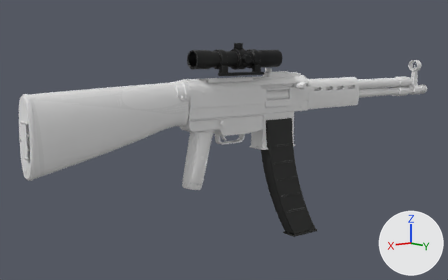
The Blender file blender/afstg44_dayz.blend as it was, and as the next commit left it.
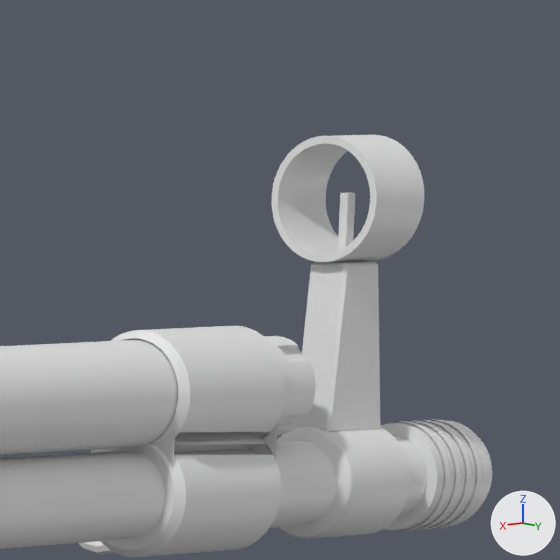
The first picture shows the older version from a camera (50 mm lens) standing at (0.685, 0.816, 0.192) and looking at (0.035, -0.058, 0.026). The close-ups show the older and then the newer version on the part from 86% to 97% of the width and 17% to 34% of the height of that picture. Only the edits that show in the close-ups are written down. The lights are fixed; the arrows at lower right show +X, +Y and +Z.

In view in the first close-up: 'STG_LOD_1'.
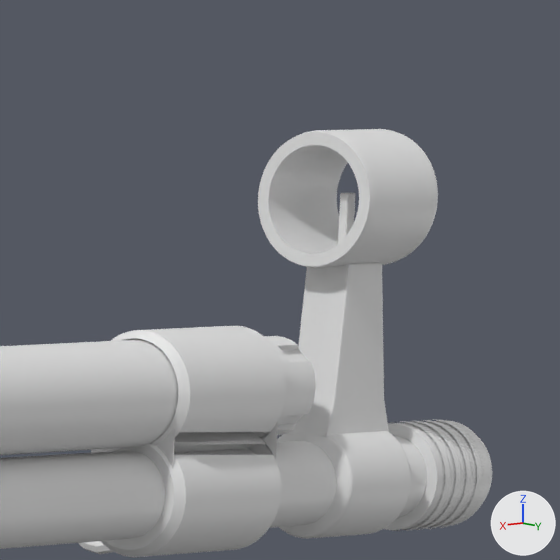
Diff of the bpy script that builds the scene:
```diff
--- a/blender/afstg44_dayz.blend.py
+++ b/blender/afstg44_dayz.blend.py
@@ me_stg_lod_1 @@
 # used by ob_stg_lod_1; location = (0.0, 0.0, 0.0)
-me_stg_lod_1.from_pydata(...)  # 8790 vertices, 15162 faces; spans x -0.47..0.408, y -0.045..0.029, z -0.043..0.16
+me_stg_lod_1.from_pydata(...)  # 9049 vertices, 15657 faces; spans x -0.47..0.408, y -0.045..0.029, z -0.043..0.161
+# me_stg_lod_1 part 1: the loose piece of 192 vertices spanning x -0.442..-0.428, y -0.022..0.001, z 0.138..0.16 is rebuilt with 336 vertices and now spans x -0.445..-0.425, y -0.023..0.002, z 0.137..0.161
+# me_stg_lod_1 part 2: 7 vertices moved from x -0.44..-0.427, y -0.014..-0.006, z 0.107..0.138 to x -0.44..-0.43, y -0.015..-0.006, z 0.137..0.138; 30 vertices removed from x -0.443..-0.427, y -0.014..-0.006, z 0.107..0.139; 145 vertices added at x -0.444..-0.426, y -0.02..0.0, z 0.088..0.138
+# me_stg_lod_1 part 3: 13743 kept faces spanning x -0.47..0.408, y -0.045..0.029, z -0.043..0.152 get new texture (UV) coordinates
 me_stg_lod_1.materials.append(mat_stg_body_dayz)
```

Pixel boxes (x1, y1, x2, y2) of what changed, in the close-ups (560 x 560 px):
'STG_LOD_1', reshaped
    before: (0, 135, 492, 557)
    after: (0, 129, 492, 557)
part 1 of me_stg_lod_1, rebuilt (18% wider, 9% taller)
    before: (271, 135, 424, 262)
    after: (258, 129, 438, 268)
part 2 of me_stg_lod_1, built on
    before: (287, 194, 385, 436)
    after: (277, 263, 411, 539)
part 3 of me_stg_lod_1, surface changed
    both: (295, 193, 487, 508)
